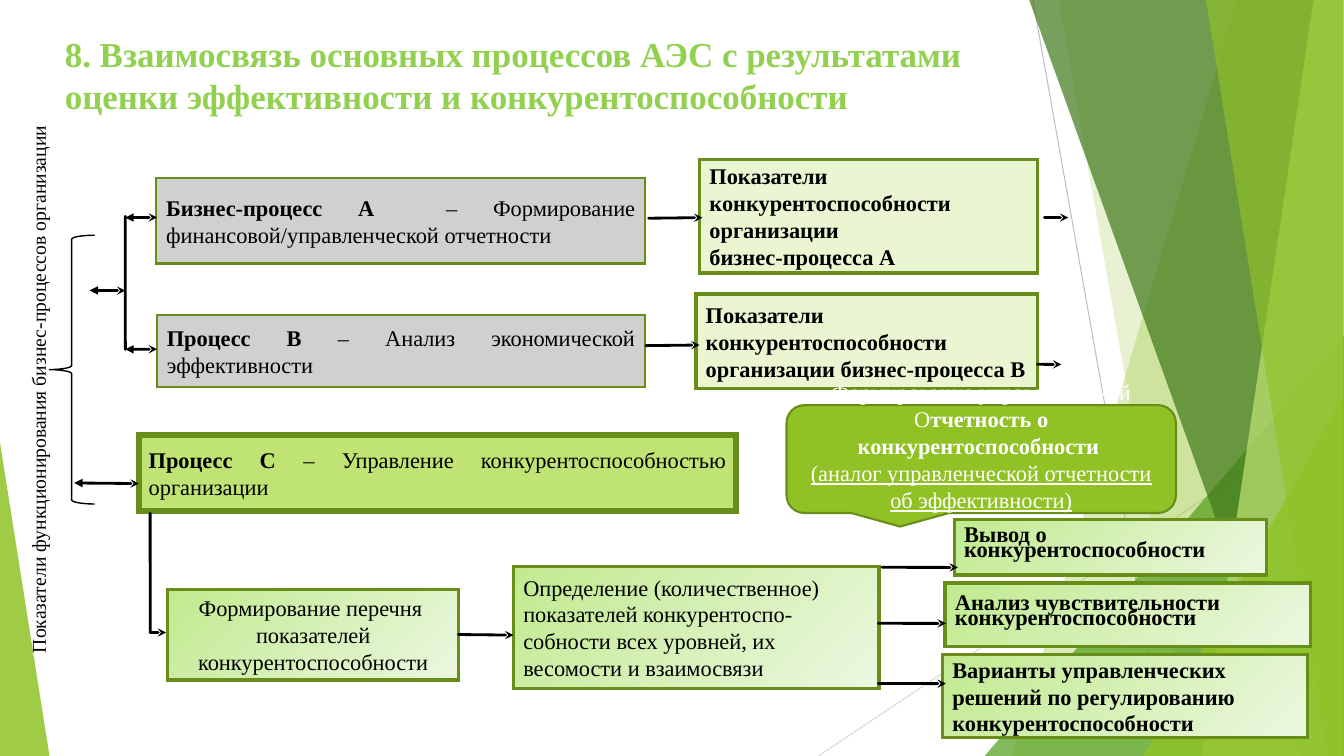
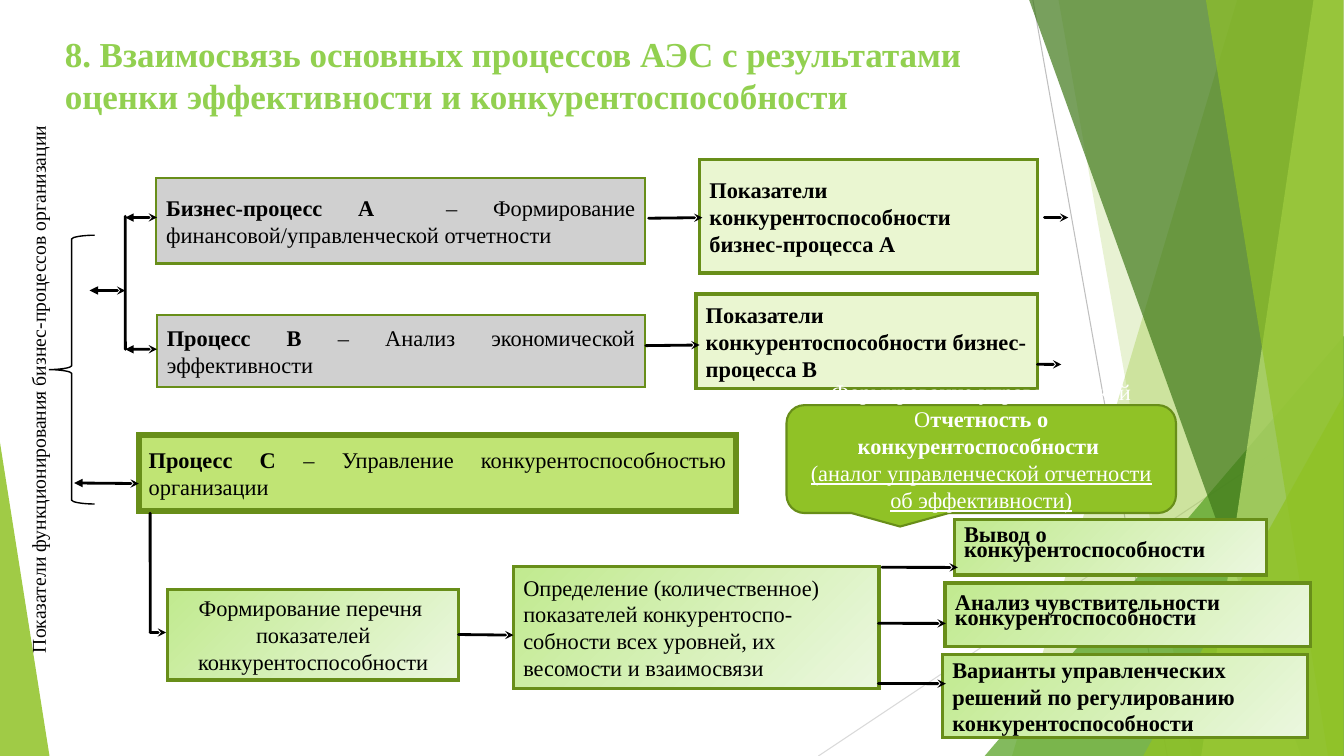
Before and after one commit to ocmsystem/ocmsystem.github.io, a slide deck: slide 9 of files/presentations/OCMSystem_RU.ppt. Drawn at 1344x756 pixels with LibreOffice and Linux fonts; fonts in the diff are those of the drawing; grey boxes stand for pictures. Boxes give left, top, right and bottom in pixels: in the first picture for what was removed or moved away, otherwise in the second. Text is boxed around its words. In the diff, an @@ line names an element or a change of style, - is before the commit and + after.

```diff
--- a/files/presentations/OCMSystem_RU.ppt
+++ b/files/presentations/OCMSystem_RU.ppt
@@ text in rectangle at box(709, 183, 950, 230): text changed @@
-Показатели конкурентоспособности организации
+Показатели конкурентоспособности
@@ text in rectangle at box(706, 308, 1026, 382): text changed @@
-Показатели конкурентоспособности организации бизнес-процесса В
+Показатели конкурентоспособности бизнес-процесса В
```
Also in this commit, not shown: 5 other slides changed, 2 slides removed.
